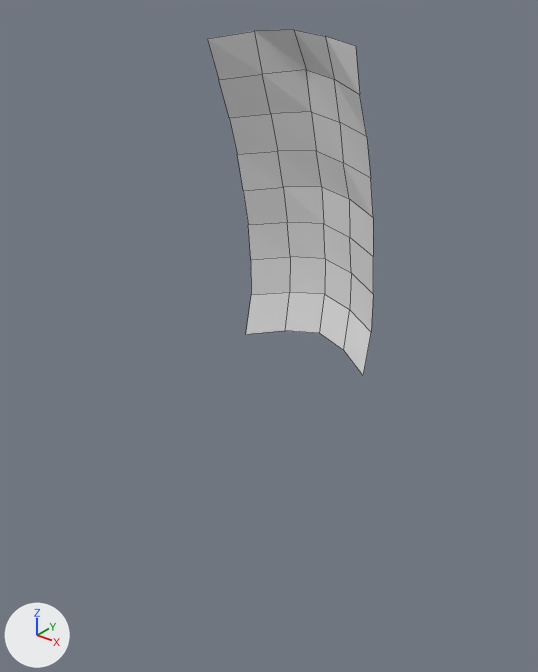
What one commit did to the Blender file resources/models/myLeafModel.blend.
Rendered twice from a 50 mm lens placed at (2.69, -3.94, 2.28), pointed at (-0.14, -0.41, 0.09). Every picture has the same lights, and +X, +Y and +Z are marked at lower left. Mesh edges are drawn as thin lines.

The scene before the commit, as lines of its bpy script (objects in view):
```python
me_green_leaf_png_001 = bpy.data.meshes.new('Green Leaf.png.001')
me_green_leaf_png_001.from_pydata(...)  # 45 vertices, 32 faces; spans x -0.5..0.5, y 0.0..2.0, z -0.6..0.03
me_green_leaf_png_001.materials.append(mat_green_leaf_png)  # its picture is missing
ob_green_leaf_png_001 = bpy.data.objects.new('Green Leaf.png.001', me_green_leaf_png_001)
ob_green_leaf_png_001.location = (0.0, -0.2, -0.07)
ob_green_leaf_png_001.rotation_euler = (1.92, 0.0, 0.0)  # degrees (110, 0, 0)
```
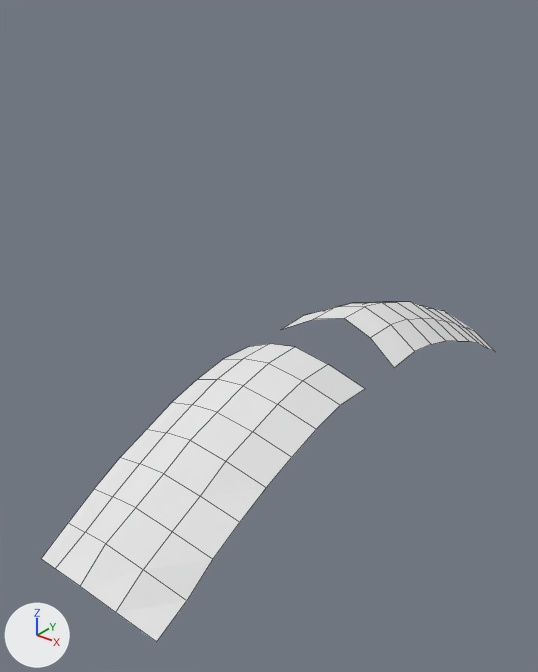
Pixel boxes [x1, y1, x2, y2] of what changed, in the pictures (538 x 672 px; the box of a moved part takes in the faces that stretch with it):
'Green Leaf.png.001', moved, turned: before [208, 30, 373, 375]; after [282, 302, 495, 368]
'Green Leaf.png.000', added: after [41, 344, 365, 642]
part 1 of me_green_leaf_png_001, moved or reshaped: before [208, 30, 373, 375]; after [41, 302, 495, 642]

Edits to the bpy script that builds the scene:
```text
Change me_green_leaf_png_001:
    where me_green_leaf_png_001.from_pydata(...)  # 45 vertices, 32 faces; spans x -0.5..0.5, y 0.0..2.0, z -0.6..0.03
    used by ob_green_leaf_png_001; location = (0.0, -0.2, -0.07); rotation_euler = (1.92, 0.0, 0.0), in degrees (110, 0, 0)
    me_green_leaf_png_001 part 1: the whole mesh is moved by (0.0, 0.26, 0.05)
Change ob_green_leaf_png_001:
    ob_green_leaf_png_001.location: (0.0, -0.2, -0.07) -> (0.0, 0.0, 0.0)
    ob_green_leaf_png_001.rotation_euler: (1.92, 0.0, 0.0) -> (0.524, 3.142, 0.0)  # degrees (110, 0, 0) -> degrees (30, 180, 0)
Add ob_green_leaf_png_000:
    ob_green_leaf_png_000 = bpy.data.objects.new('Green Leaf.png.000', me_green_leaf_png_001)
    ob_green_leaf_png_000.location = (0.0, 0.0, 0.0)
    ob_green_leaf_png_000.rotation_euler = (0.524, 3.142, -3.142)  # degrees (30, 180, -180)
```
